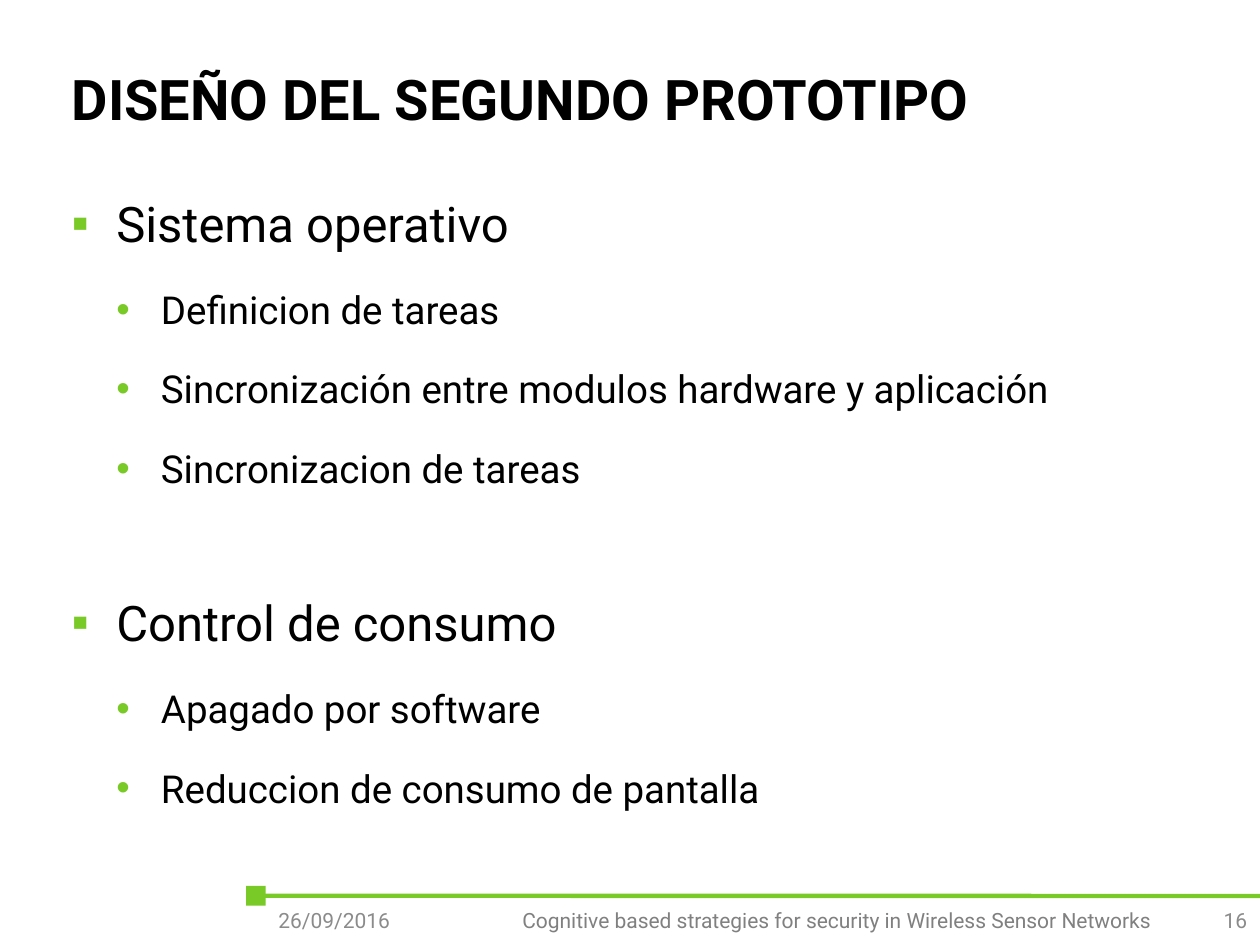
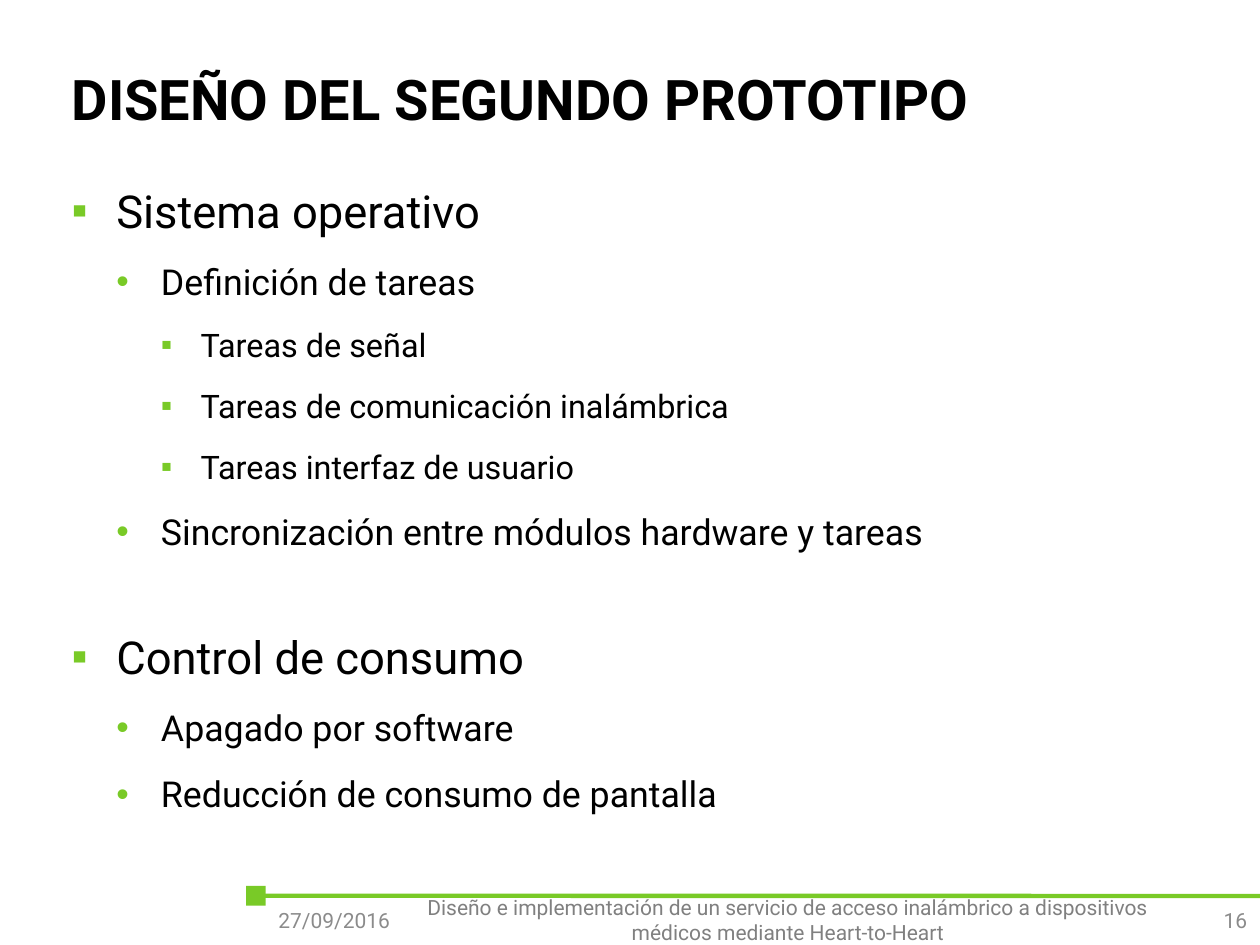
Before and after one commit to outsidersdelaelectronica/tiic-2015, a slide deck: slide 16 of doc/Tomas/presentacion/Diseño e implementación de un servicio de acceso inalámbrico a dispositivos médicos mediante Heart-to-Heart.pptx. Drawn at 1260x945 pixels with LibreOffice and Linux fonts; fonts in the diff are those of the drawing; background and template pictures are left out. Boxes give left, top, right and bottom in pixels: in the first picture for what was removed or moved away, otherwise in the second. Text is boxed around its words. In the diff, an @@ line names an element or a change of style, - is before the commit and + after.

```diff
--- a/doc/Tomas/presentacion/Diseño e implementación de un servicio de acceso inalámbrico a dispositivos médicos mediante Heart-to-Heart.pptx
+++ b/doc/Tomas/presentacion/Diseño e implementación de un servicio de acceso inalámbrico a dispositivos médicos mediante Heart-to-Heart.pptx
@@ text at [116,195,524,749]: size 28 to 25.9 pt in "Sistema operativo", "Control de consumo"; size 22 to 20.4 pt in "Apagado por software"; line spacing 1 to 0.8; line spacing 1.5 to 1.3 @@
@@ text at [161,268,923,553]: text changed; size 22 to 18.5 pt @@
-  • Definicion de tareas
-  • Sincronización entre modulos hardware y aplicación
-  • Sincronizacion de tareas
+  • Definición de tareas
+    ▪ Tareas de señal
+    ▪ Tareas de comunicación inalámbrica
+    ▪ Tareas interfaz de usuario
+  • Sincronización entre módulos hardware y tareas
@@ text at [161,780,717,815]: text changed; size 22 to 20.4 pt @@
-  • Reduccion de consumo de pantalla
+  • Reducción de consumo de pantalla
@@ text at [427,896,1147,940]: text changed @@
-Cognitive based strategies for security in Wireless Sensor Networks
+Diseño e implementación de un servicio de acceso inalámbrico a dispositivos médicos mediante Heart-to-Heart
@@ text at [278,913,390,929]: text changed @@
-26/09/2016
+27/09/2016
```
Also in this commit, not shown: 23 other slides changed, 1 slide removed.
